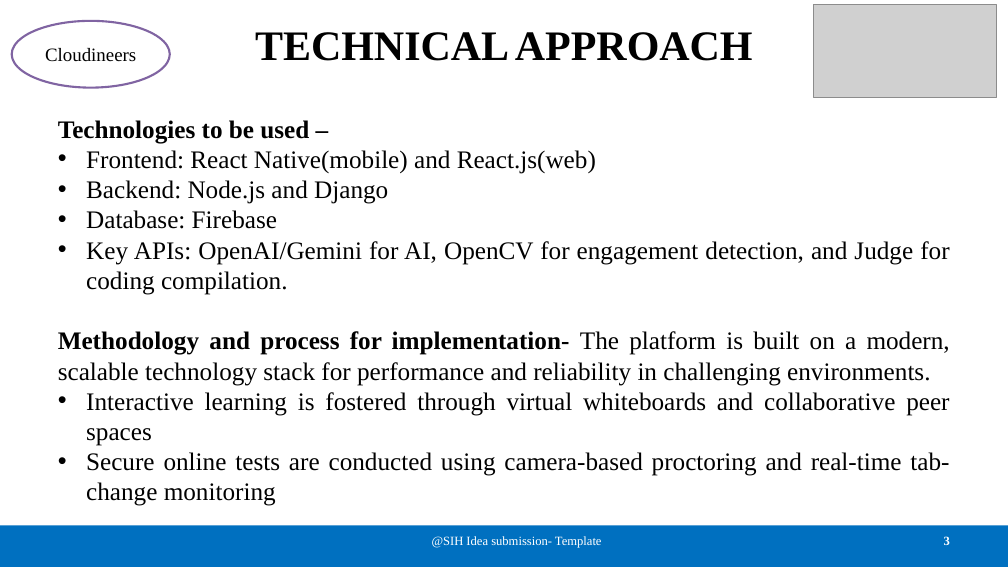
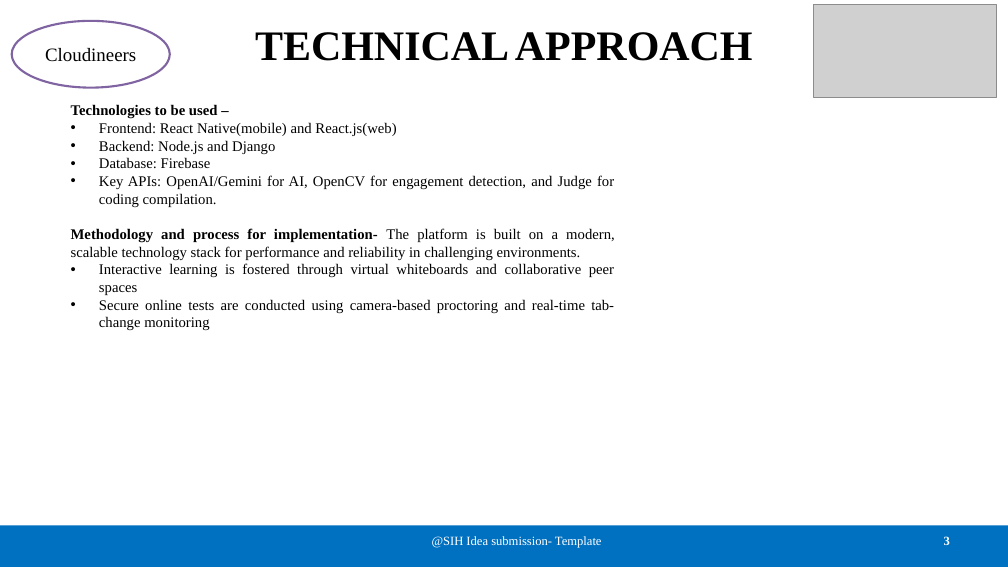
Before and after one commit to megs0703/rural-gyan-aangan, a slide deck: slide 3 of ppt/SIH2025-IDEA-Presentation-Format[1][2].pptx. Drawn at 1008x567 pixels with LibreOffice and Linux fonts; fonts in the diff are those of the drawing; grey boxes stand for pictures. Boxes give left, top, right and bottom in pixels: in the first picture for what was removed or moved away, otherwise in the second. Text is boxed around its words. In the diff, an @@ line names an element or a change of style, - is before the commit and + after.

```diff
--- a/ppt/SIH2025-IDEA-Presentation-Format[1][2].pptx
+++ b/ppt/SIH2025-IDEA-Presentation-Format[1][2].pptx
@@ text "Technologies to be used –": place and size @@
-text "Technologies to be used –" at (58,120,950,506)
+text "Technologies to be used –" at (71,104,615,330)
@@ text "Technologies to be used –" at (71,104,615,330): size 24 to 14 pt @@
```
Also in this commit, not shown: 3 other slides changed, 3 other files.
